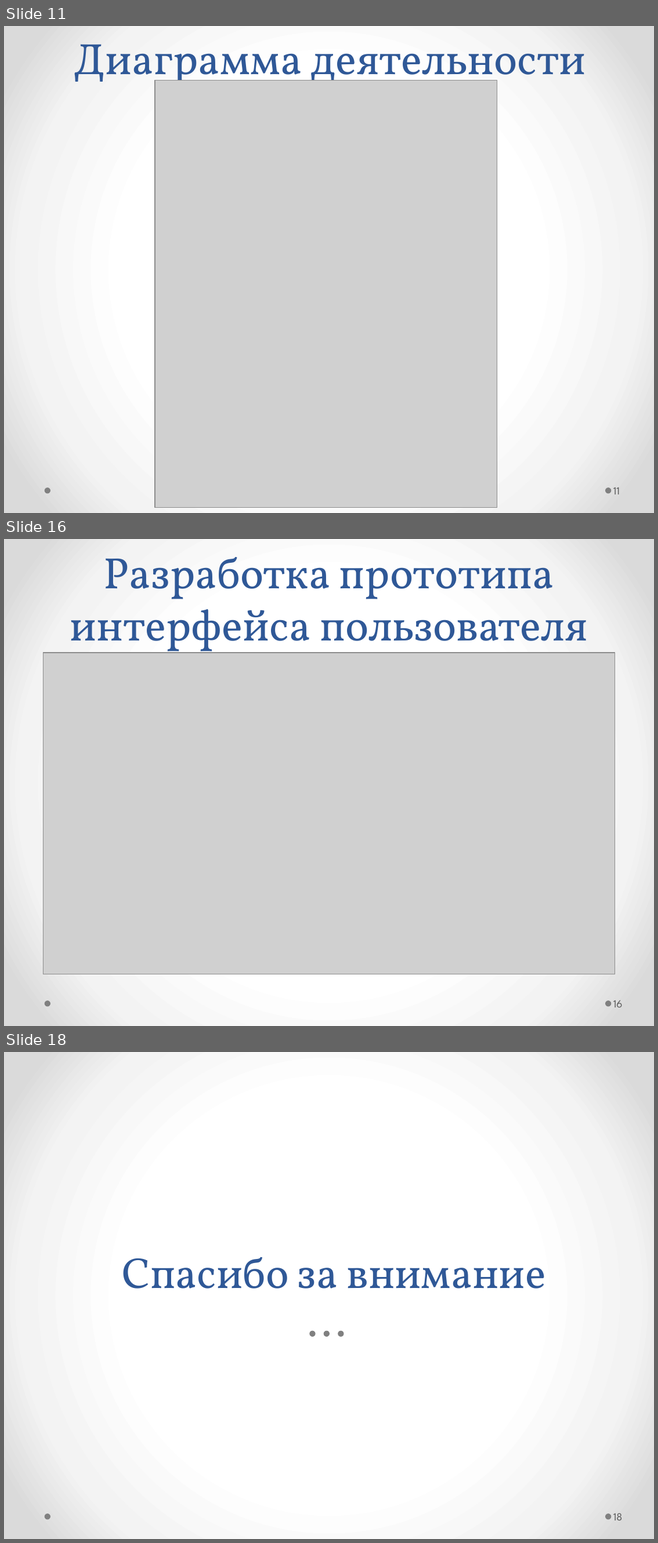
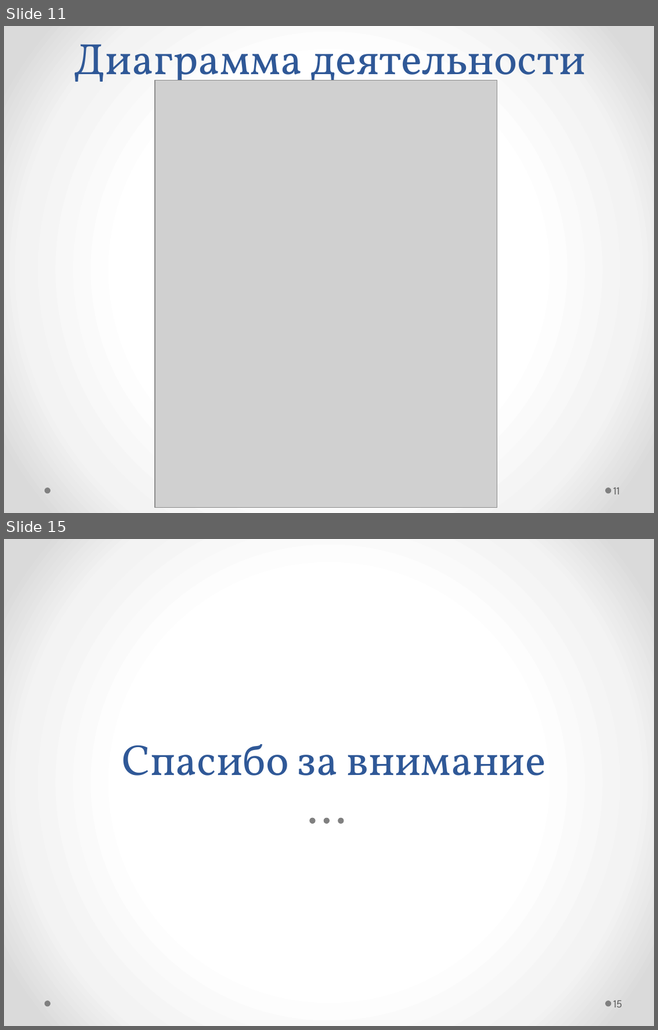
Before and after one commit to Morgan163/diplom, a slide deck: Документы/Автоматизированная система моделирования волоконно-оптических датчиков со структурным резервированием.pptx. Shown one above the other, each under a label of ours: slides 11, 16 and 18 before the commit, slides 11 and 15 after it; the slides between them are not shown. The pictures are 658x1543 and 658x1030 pixels, drawn with LibreOffice and Linux fonts; fonts in the diff are those of the drawing; grey boxes stand for pictures. Boxes give left, top, right and bottom in pixels: in the first picture for what was removed or moved away, otherwise in the second. Text is boxed around its words. In the diff, an @@ line names an element or a change of style, - is before the commit and + after.

```diff
--- a/Документы/Автоматизированная система моделирования волоконно-оптических датчиков со структурным резервированием.pptx
+++ b/Документы/Автоматизированная система моделирования волоконно-оптических датчиков со структурным резервированием.pptx
@@ slide 16 removed at (4, 539, 654, 1026), background gradient #FFFFFF to #F4F4F4 to #DADADA; not listed: 2 template elements that a slide beside it also shows @@
@@ title removed at (70, 557, 587, 660) @@
-Разработка прототипа интерфейса пользователя
@@ picture removed at (43, 653, 615, 974) @@
@@ page number removed at (613, 1000, 622, 1008) @@
-16
@@ what was slide 18 is now slide 15 @@
@@ page number at (613, 1000, 622, 1008): text changed @@
-18
+15
```
Also in this commit, not shown: 1 slide changed, 2 slides added, 4 other slides removed, 2 other files.
